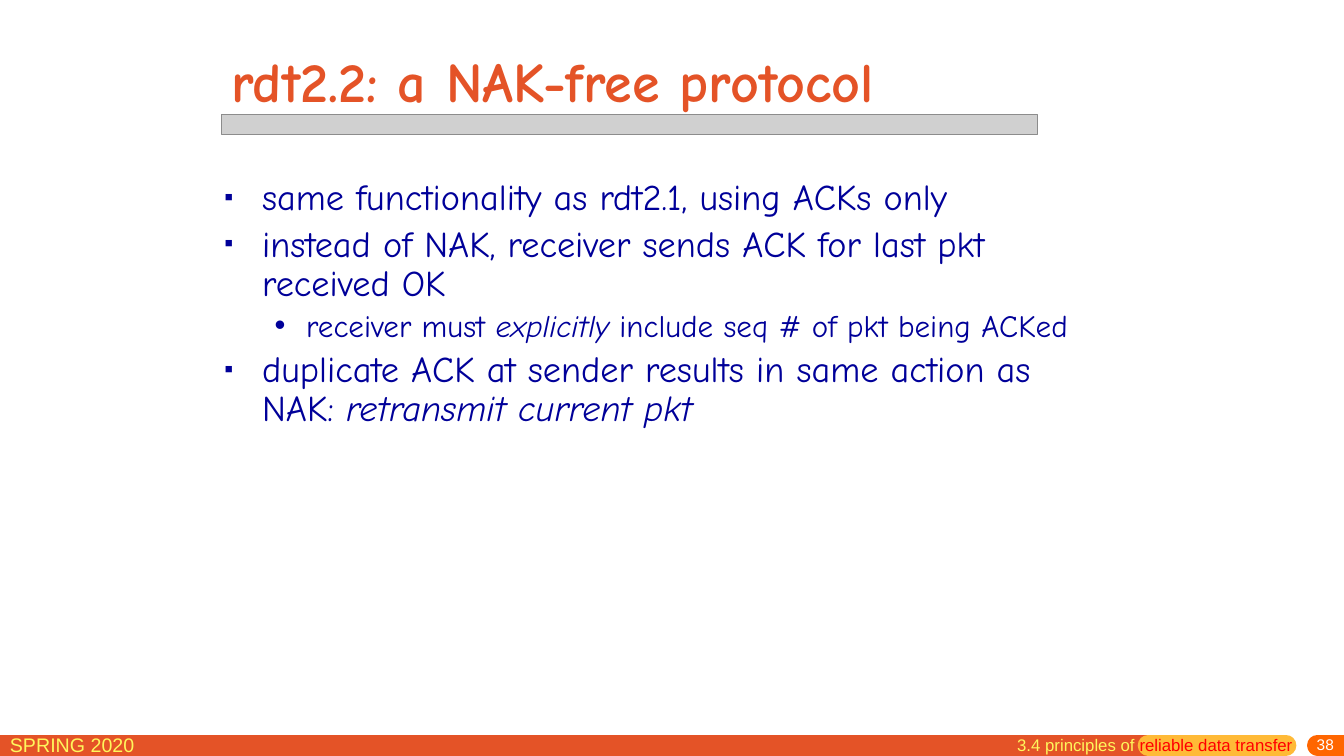
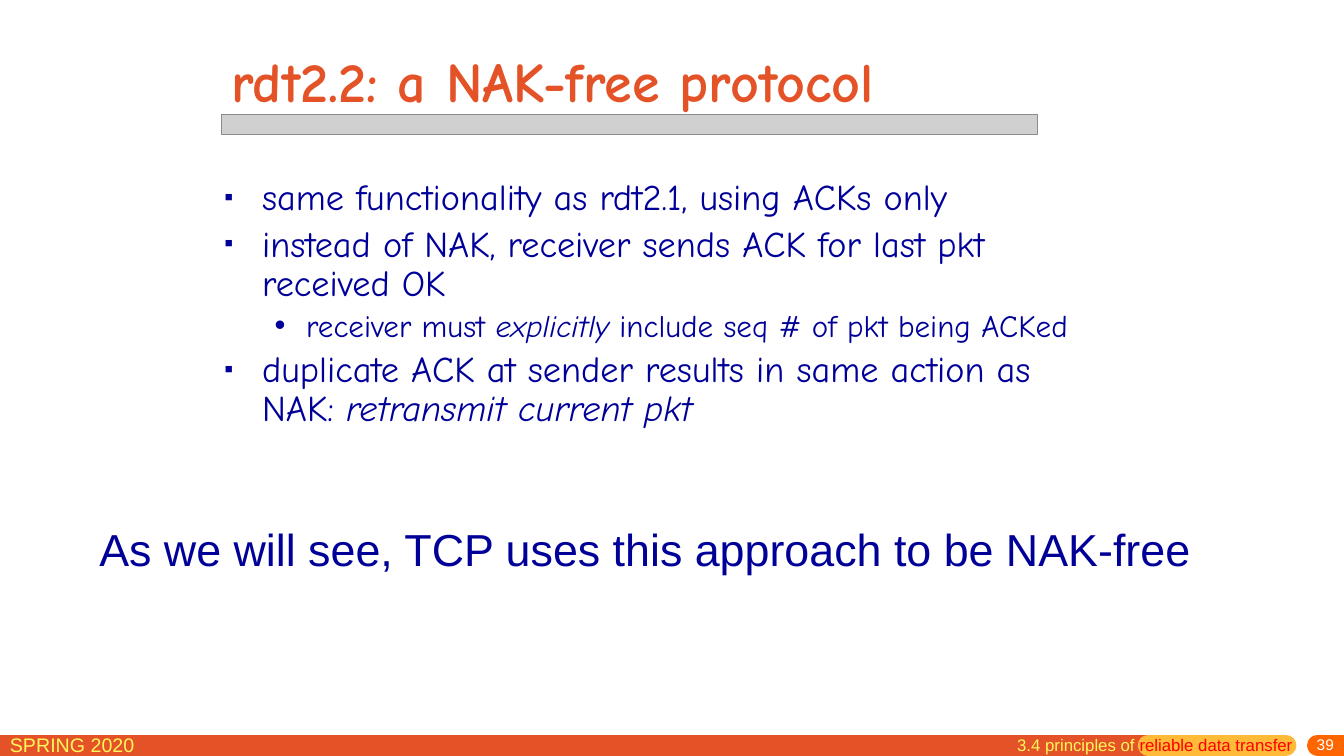
Before and after one commit to network-distributed/presentations, a slide deck: slide 39 of chapter3.pptx (slide 38 before the commit). Drawn at 1344x756 pixels with LibreOffice and Linux fonts; fonts in the diff are those of the drawing; grey boxes stand for pictures. Boxes give left, top, right and bottom in pixels: in the first picture for what was removed or moved away, otherwise in the second. Text is boxed around its words. In the diff, an @@ line names an element or a change of style, - is before the commit and + after.

```diff
--- a/chapter3.pptx
+++ b/chapter3.pptx
@@ text added at box(99, 533, 1190, 575), 32 pt, text #000099 @@
+As we will see, TCP uses this approach to be NAK-free
@@ page number at box(1317, 739, 1334, 750): text changed @@
-38
+39
```
Also in this commit, not shown: 41 other slides changed, 3 slides added, 5 other files.
